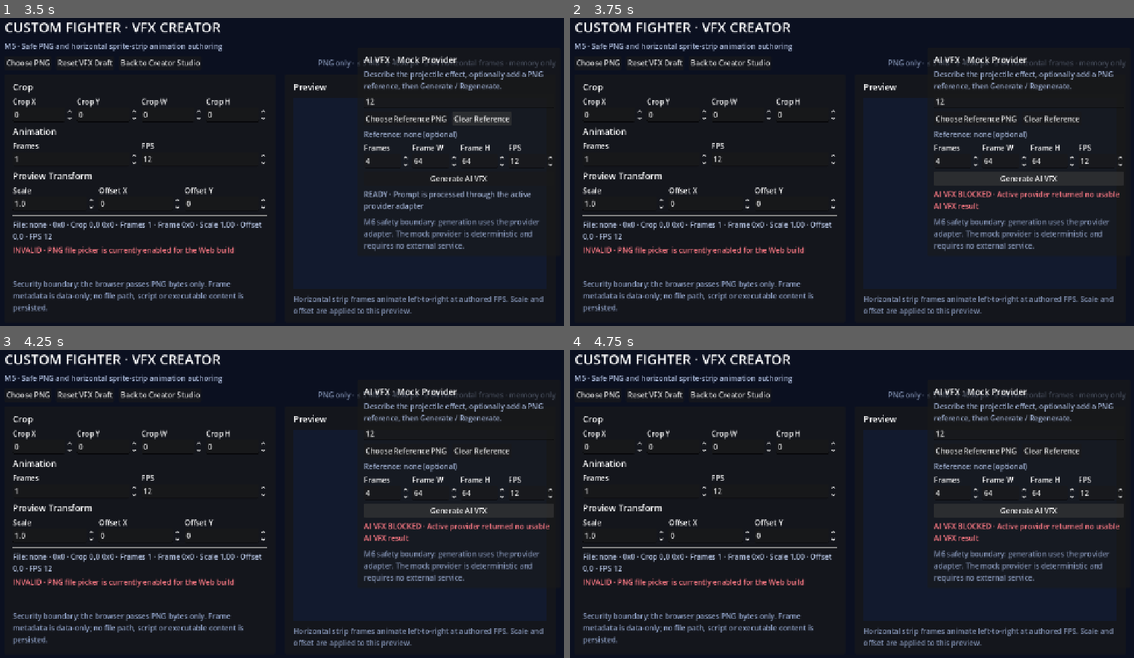
Above: before the commit, frames 1-4 (two rows, left to right).
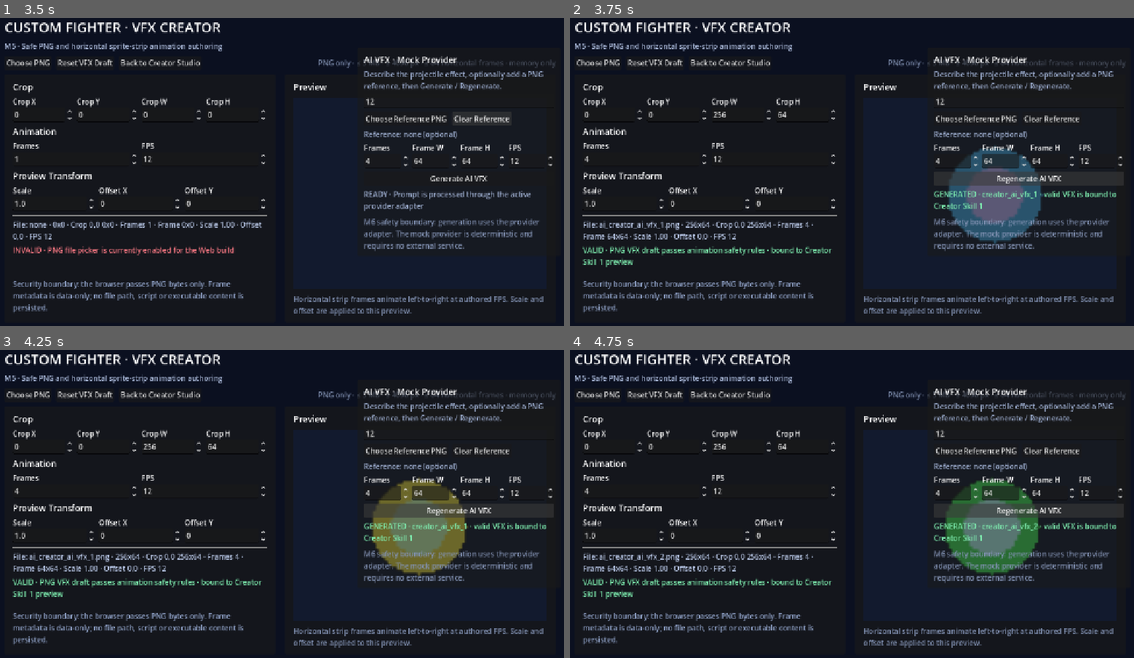
Above: after the commit, the same moments.

Repository: ws951125/custom-fighter
Game: Godot game, scene res://game/creator/vfx_editor/vfx_studio.tscn
The game is run twice, just before and just after one commit, with the same random seed, the same clock (stepped at 60 frames per second) and the same inputs. This scene is started directly instead of the project's main scene.
Inputs (mouse positions are in pixels of both pictures, inside the frame that each line leads up to):
- Up to frame 1 (3.5 s): click (456, 101) at 0.52 s; type "12" at 0.6 s; click "Choose PNG" at 1.25 s; click "Choose Reference PNG" at 2 s; click "Clear Reference" at 2.75 s
- Up to frame 2 (3.75 s): click "Generate AI VFX" at 3.5 s
- Up to frame 3 (4.25 s): no input
- Up to frame 4 (4.75 s): hold D from 4.28 s (still down); tap O at 4.35 s; tap Space at 4.52 s

Frame 1 is identical in both runs. In frame 2, 6.0% of the frame differs, in the area x 2-98%, y 30-81%; in frame 3, 6.0%; in frame 4, 6.0%.
Error before the commit: Parse Error: The member "AiVfxResult" already exists in parent class AiVfxProvider. (res://game/ai/mock/mock_ai_vfx_provider.gd:3)

Commit message:
fix: make mock AI provider directly preload-safe

Diff:
--- a/game/ai/mock/mock_ai_vfx_provider.gd
+++ b/game/ai/mock/mock_ai_vfx_provider.gd
@@ -1,6 +1,4 @@
 extends "res://game/ai/provider/ai_vfx_provider.gd"
-
-const AiVfxResult = preload("res://game/ai/provider/ai_vfx_result.gd")
 
 const MAX_MOCK_FRAMES := 8
 const MAX_MOCK_FRAME_DIMENSION := 128
@@ -58,7 +56,7 @@
 	return result
 
 func _draw_deterministic_strip(image: Image, frames: int, width: int, height: int, seed: int) -> void:
-	var radius := max(2, mini(width, height) / 4)
+	var radius: int = maxi(2, int(mini(width, height) / 4))
 	for frame in range(frames):
 		var hue := fmod(float((seed + frame * 73) % 360) / 360.0, 1.0)
 		var body := Color.from_hsv(hue, 0.72, 0.95, 0.95)
